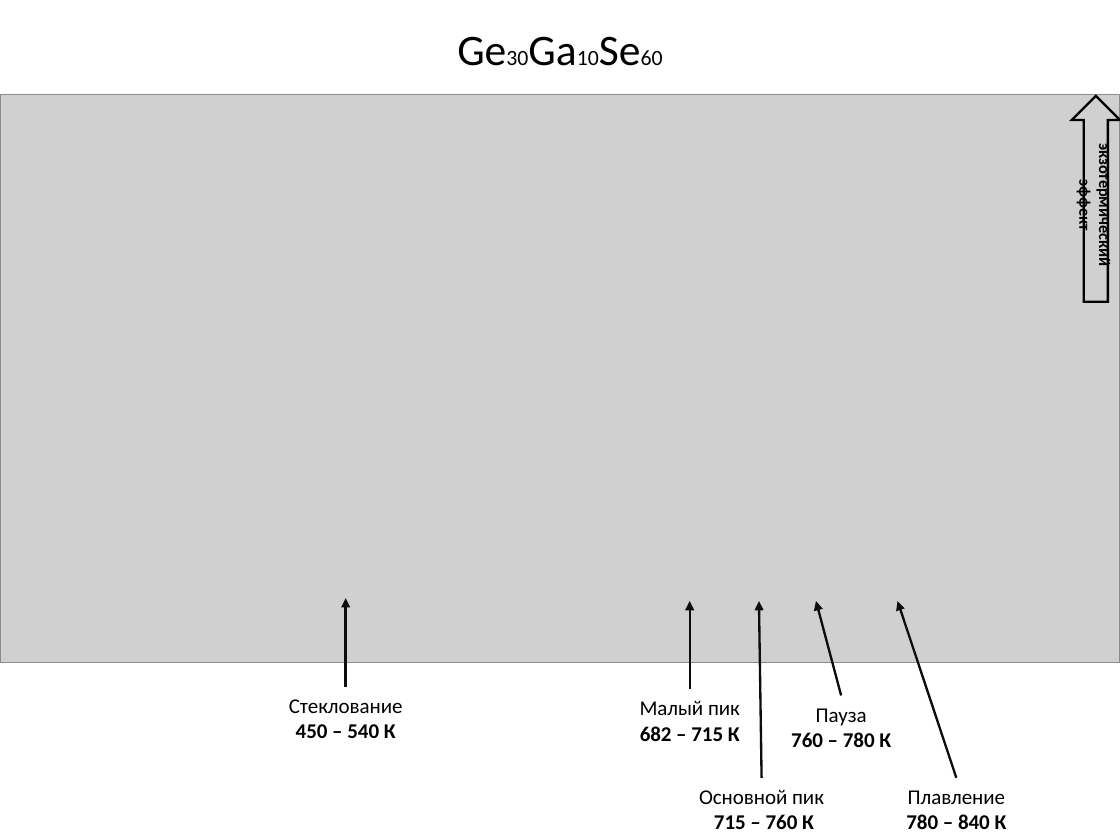
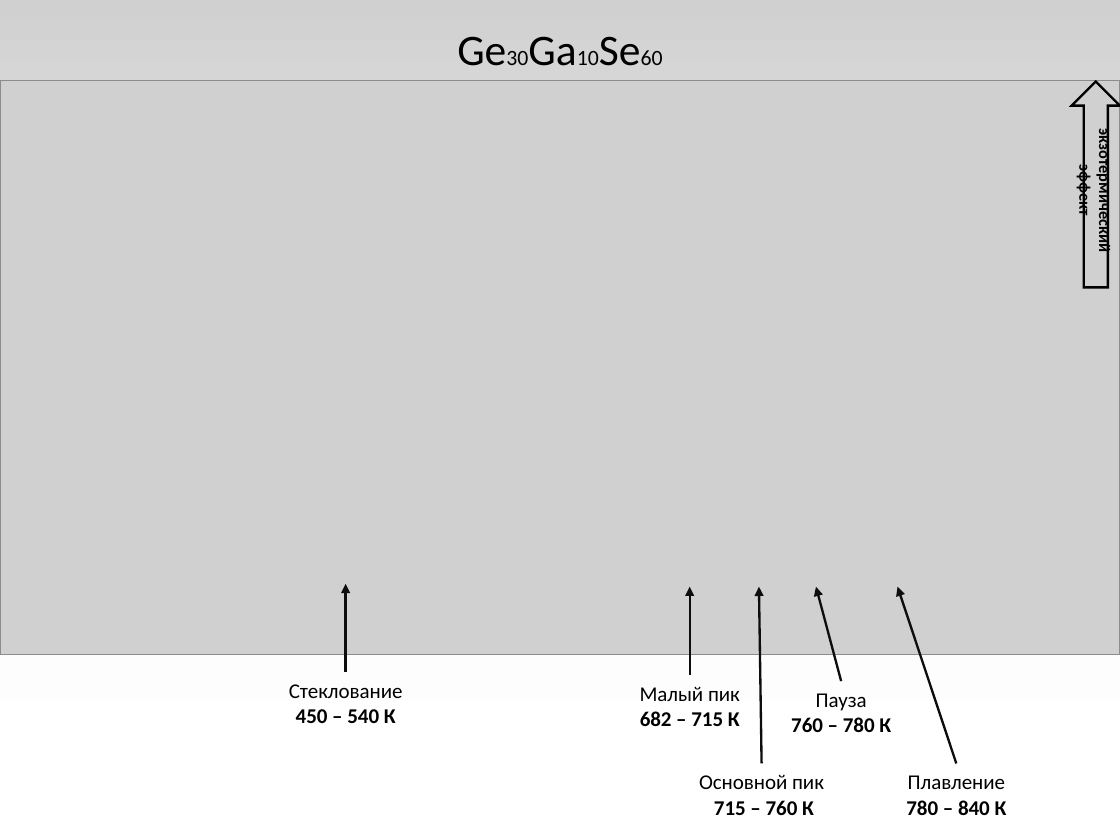
Before and after one commit to EnglishBeach/glass, a slide deck: slide 10 of Презентация.pptx. Drawn at 1120x840 pixels with LibreOffice and Linux fonts; fonts in the diff are those of the drawing; grey boxes stand for pictures. Boxes give left, top, right and bottom in pixels: in the first picture for what was removed or moved away, otherwise in the second. Text is boxed around its words. In the diff, an @@ line names an element or a change of style, - is before the commit and + after.

```diff
--- a/Презентация.pptx
+++ b/Презентация.pptx
@@ background #FFFFFF to gradient #FFFFFF to #FBFBFB to #D1D1D1 @@
@@ picture: place and size @@
-picture at [0, 95, 1120, 663]
+picture at [0, 81, 1120, 655]
@@ 5 texts, 5 arrows, 1 up arrow: place and size @@
-5 texts, 5 arrows, 1 up arrow at [289, 96, 1120, 829]
+5 texts, 5 arrows, 1 up arrow at [289, 82, 1120, 815]
```
Also in this commit, not shown: 8 other slides changed, 4 slides added, 3 slides removed.
